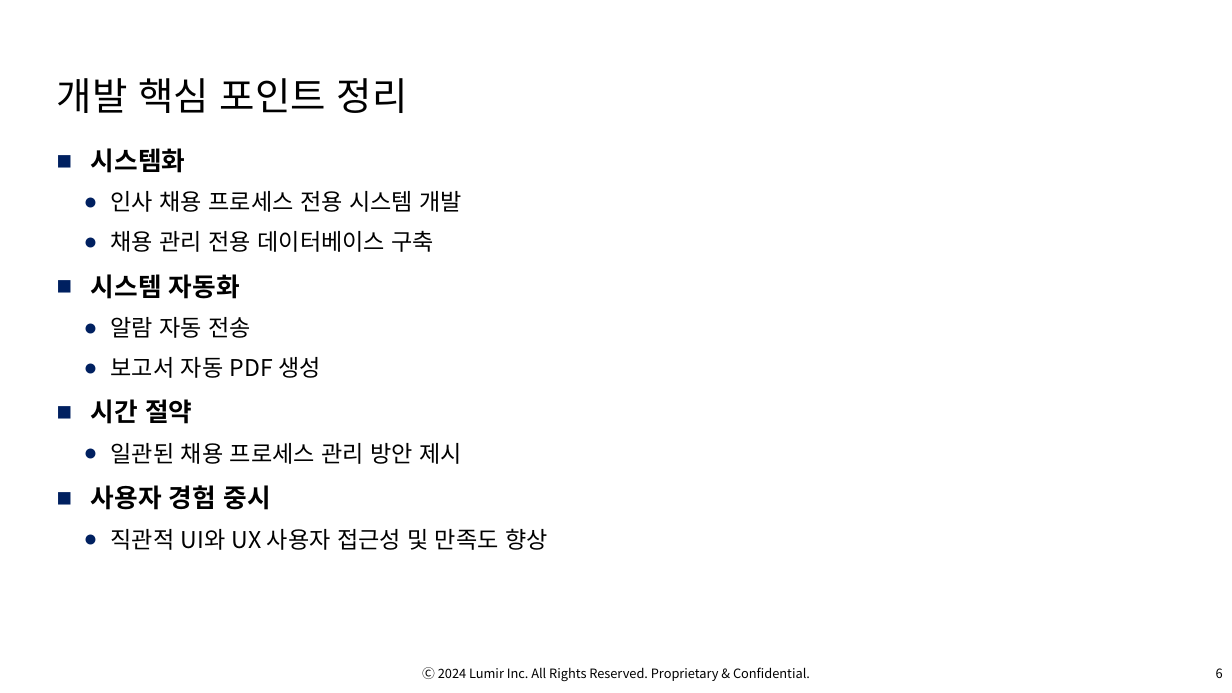
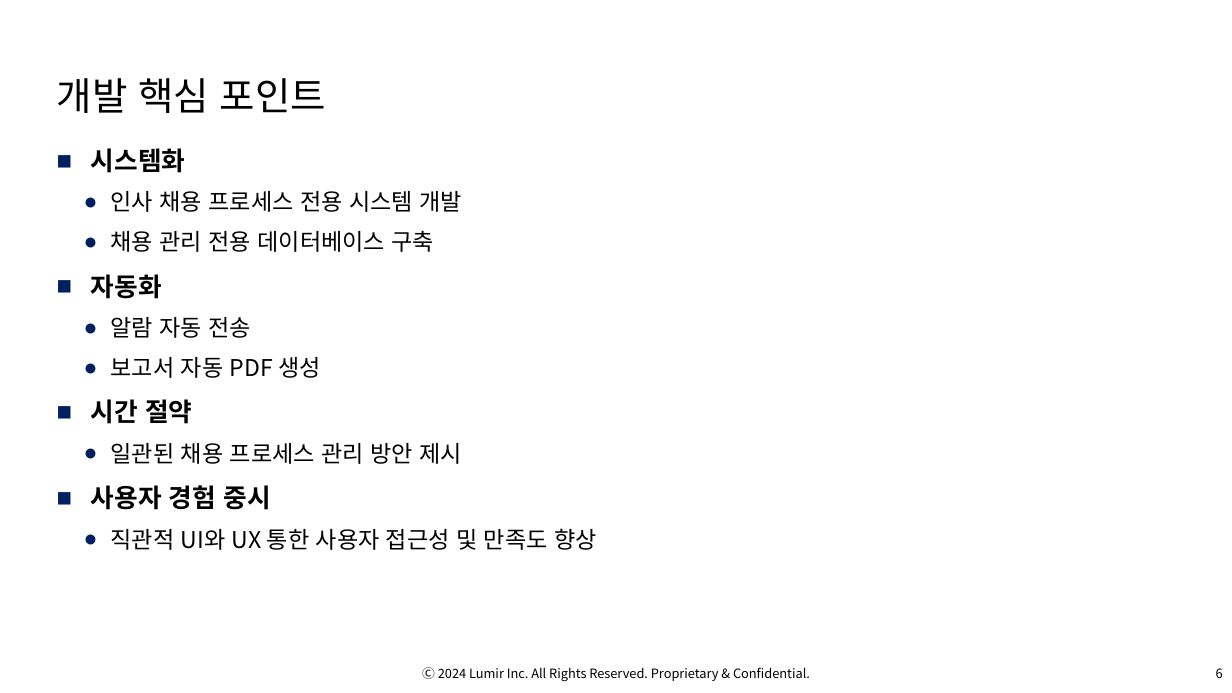
Before and after one commit to OsterRepository/OsterRepository, a slide deck: slide 7 of 기술 7부 김민수 성과 발표.pptx. Drawn at 1232x693 pixels with LibreOffice and Linux fonts; fonts in the diff are those of the drawing; background and template pictures are left out. Boxes give left, top, right and bottom in pixels: in the first picture for what was removed or moved away, otherwise in the second. Text is boxed around its words. In the diff, an @@ line names an element or a change of style, - is before the commit and + after.

```diff
--- a/기술 7부 김민수 성과 발표.pptx
+++ b/기술 7부 김민수 성과 발표.pptx
@@ title at (57, 78, 326, 113): text changed @@
-개발 핵심 포인트 정리
+개발 핵심 포인트
@@ text at (91, 274, 162, 299): text changed @@
-■ 시스템 자동화
+■ 자동화
@@ text at (111, 528, 597, 550): text changed @@
-  ● 직관적 UI와 UX 사용자 접근성 및 만족도 향상
+  ● 직관적 UI와 UX 통한 사용자 접근성 및 만족도 향상
```
Also in this commit, not shown: 3 other slides changed.
